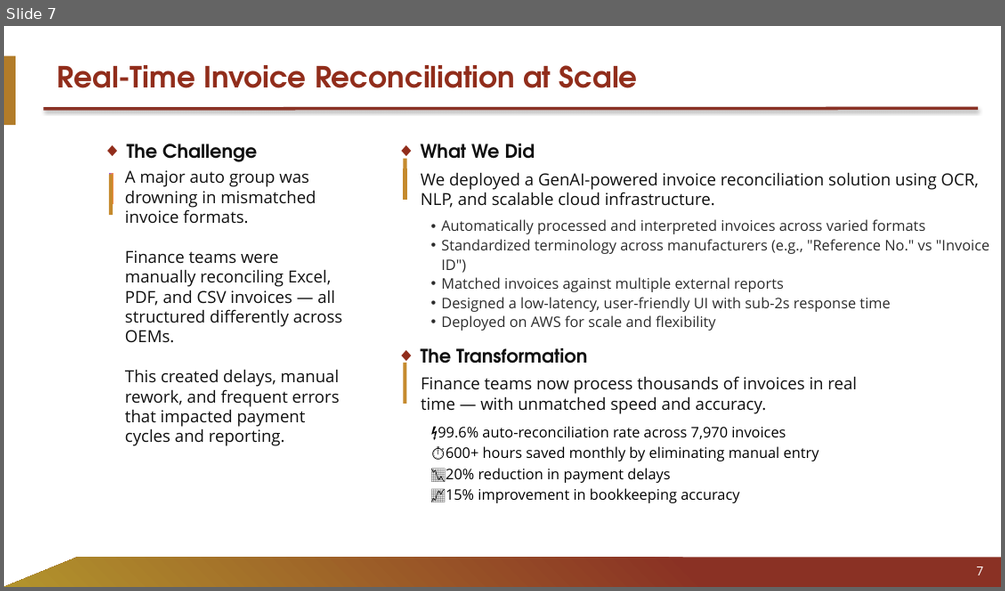
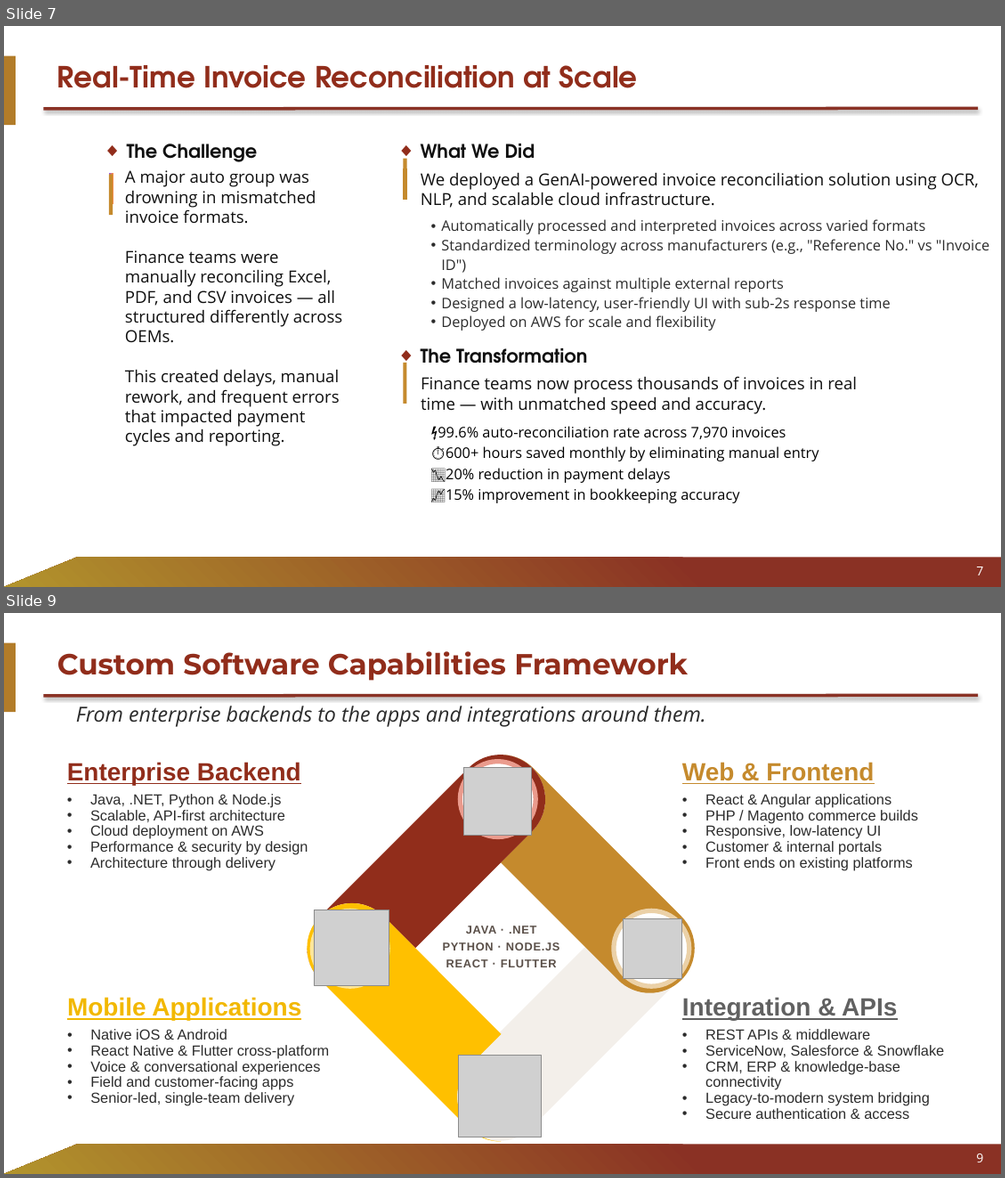
Before and after one commit to liza212/Test, a slide deck: decks/Palni_Capabilities_Partner.pptx. Shown one above the other, each under a label of ours: slide 7 before the commit, slides 7 and 9 after it; the slides between them are not shown. The pictures are 1005x591 and 1005x1178 pixels, drawn with LibreOffice and Linux fonts; fonts in the diff are those of the drawing; grey boxes stand for pictures; background and template pictures are left out. Boxes give left, top, right and bottom in pixels: in the first picture for what was removed or moved away, otherwise in the second. Text is boxed around its words. In the diff, an @@ line names an element or a change of style, - is before the commit and + after.

```diff
--- a/decks/Palni_Capabilities_Partner.pptx
+++ b/decks/Palni_Capabilities_Partner.pptx
@@ slide 9 added at bbox=[4, 613, 1001, 1174], background #FFFFFF; not listed: 3 template elements that a slide beside it also shows @@
@@ title added at bbox=[57, 651, 688, 681], 28 pt, text #912D1B, bold @@
+Custom Software Capabilities Framework
@@ text added at bbox=[76, 706, 706, 727], 20 pt, text #2C2C2C, italic @@
+From enterprise backends to the apps and integrations around them.
@@ freeform shape added at bbox=[289, 736, 564, 1012], fill #912D1B @@
@@ freeform shape added at bbox=[447, 746, 714, 1012], fill #C58A2D @@
@@ text added at bbox=[67, 762, 307, 870], 14 pt, text #2C2C2C @@
+Enterprise Backend
+• Java, .NET, Python & Node.js
+• Scalable, API-first architecture
+• Cloud deployment on AWS
+• Performance & security by design
+• Architecture through delivery
@@ ellipse added at bbox=[461, 761, 535, 836], fill #FFFFFF, outline #EA9B8D 4.5 pt @@
@@ picture added at bbox=[464, 768, 531, 835] @@
@@ text added at bbox=[682, 762, 918, 870], 14 pt, text #2C2C2C @@
+Web & Frontend
+• React & Angular applications
+• PHP / Magento commerce builds
+• Responsive, low-latency UI
+• Customer & internal portals
+• Front ends on existing platforms
@@ freeform shape added at bbox=[289, 884, 555, 1151], fill #FFC000 @@
@@ rounded rectangle added at bbox=[437, 884, 712, 1159], fill #F3EFEA @@
@@ ellipse added at bbox=[312, 910, 388, 986], fill #FFFFFF, outline #FFE699 4.5 pt @@
@@ picture added at bbox=[314, 910, 389, 985] @@
@@ text added at bbox=[443, 925, 560, 967], 11 pt, text #5A4F48, bold @@
+JAVA · .NET
+PYTHON · NODE.JS
+REACT · FLUTTER
@@ ellipse added at bbox=[614, 910, 689, 986], fill #FFFFFF, outline #EBD1A8 4.5 pt @@
@@ picture added at bbox=[623, 919, 682, 978] @@
@@ text added at bbox=[67, 997, 330, 1106], 14 pt, text #2C2C2C @@
+Mobile Applications
+• Native iOS & Android
+• React Native & Flutter cross-platform
+• Voice & conversational experiences
+• Field and customer-facing apps
+• Senior-led, single-team delivery
@@ text added at bbox=[682, 997, 944, 1119], 14 pt, text #2C2C2C @@
+Integration & APIs
+• REST APIs & middleware
+• ServiceNow, Salesforce & Snowflake
+• CRM, ERP & knowledge-base connectivity
+• Legacy-to-modern system bridging
+• Secure authentication & access
@@ picture added at bbox=[459, 1055, 542, 1138] @@
@@ page number added at bbox=[976, 1153, 983, 1162], 12 pt, text #FFFFFF @@
+9
```
Also in this commit, not shown: 1 other slide added, 1 slide removed.
